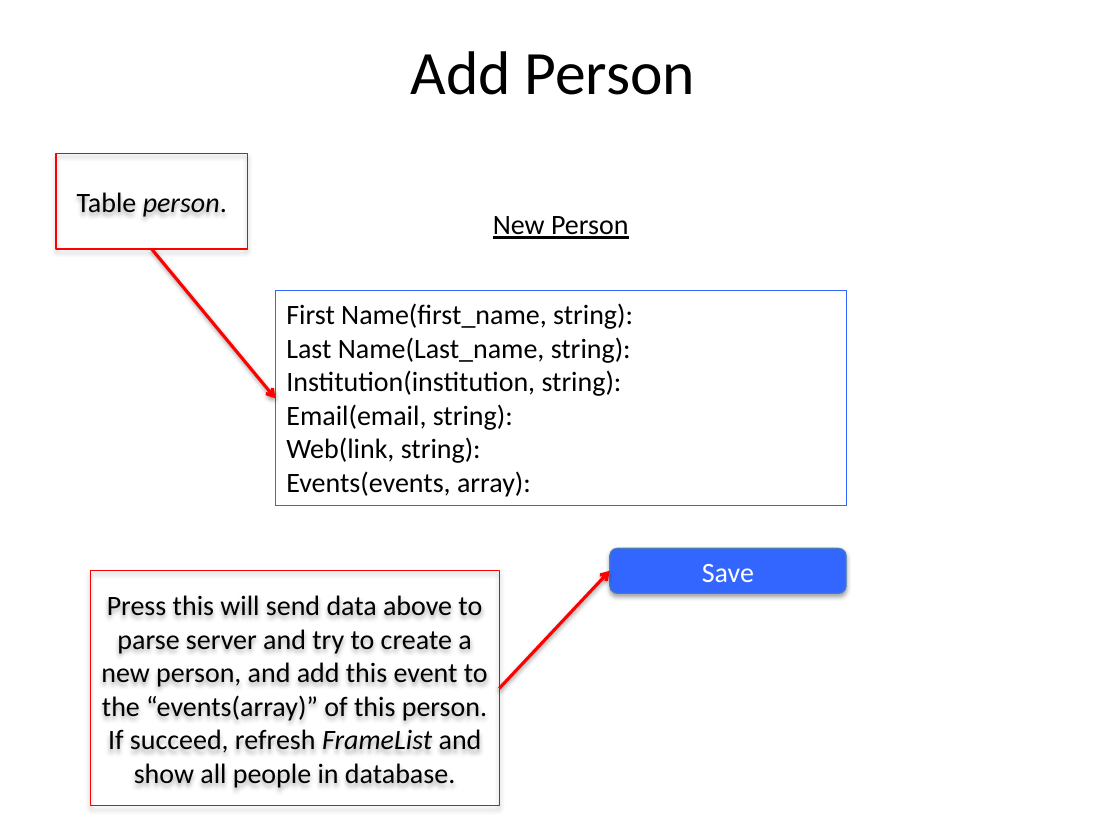
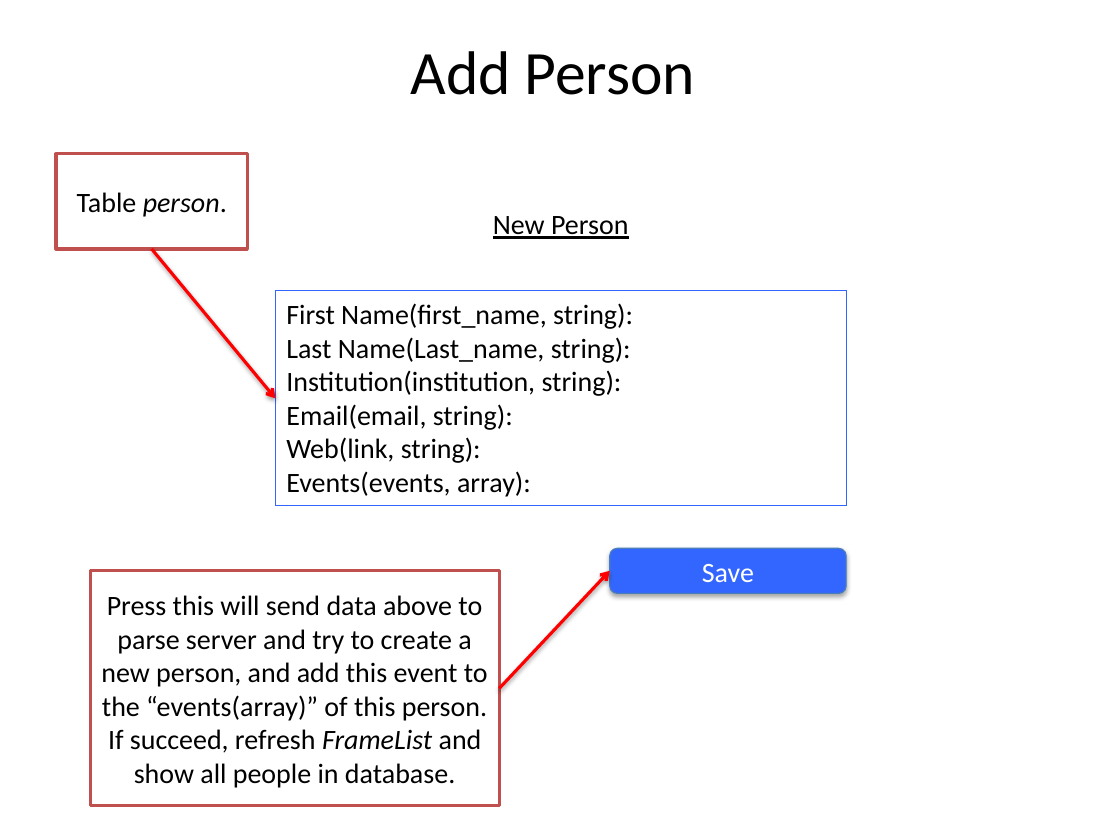
Before and after one commit to jan0054/colloquium.me-dev, a slide deck: slide 8 of web_source/cmmathweb 2.pptx. Drawn at 1120x840 pixels with LibreOffice and Linux fonts; fonts in the diff are those of the drawing. Boxes give left, top, right and bottom in pixels: in the first picture for what was removed or moved away, otherwise in the second. Text is boxed around its words. In the diff, an @@ line names an element or a change of style, - is before the commit and + after.

```diff
--- a/web_source/cmmathweb 2.pptx
+++ b/web_source/cmmathweb 2.pptx
@@ rectangle "Table person." at bbox=[56, 153, 248, 249]: fill none to #FFFFFF; outline #FF0000 0.75 pt to #C0504D 2 pt; shadow off @@
@@ rectangle "Press this will send data ..." at bbox=[91, 571, 500, 806]: fill none to #FFFFFF; outline #FF0000 0.75 pt to #C0504D 2 pt; shadow off @@
```
Also in this commit, not shown: 10 other slides changed.
